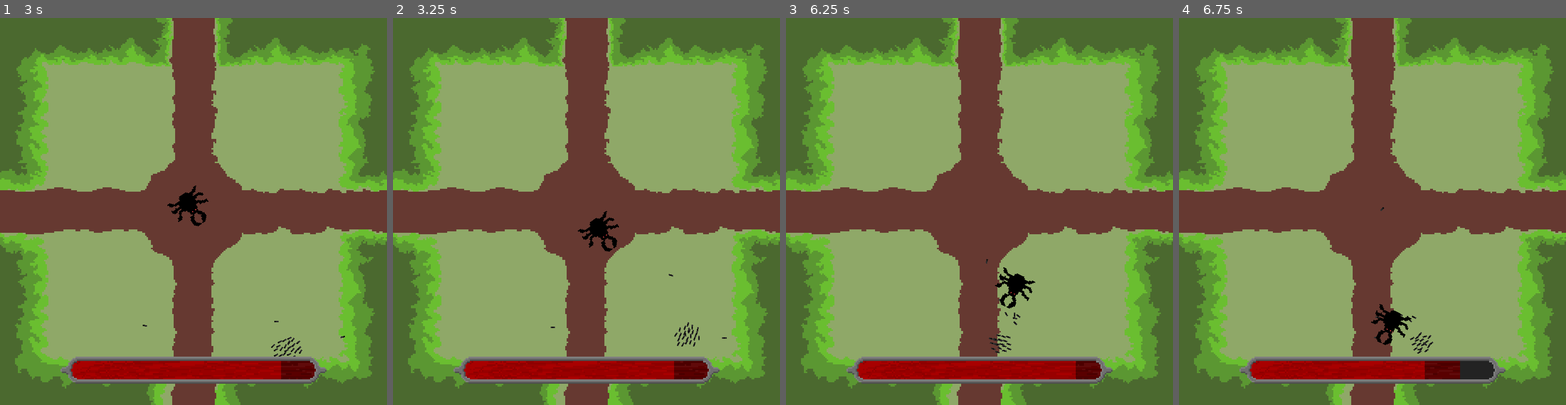
Above: before the commit, frames 1-4 (left to right).
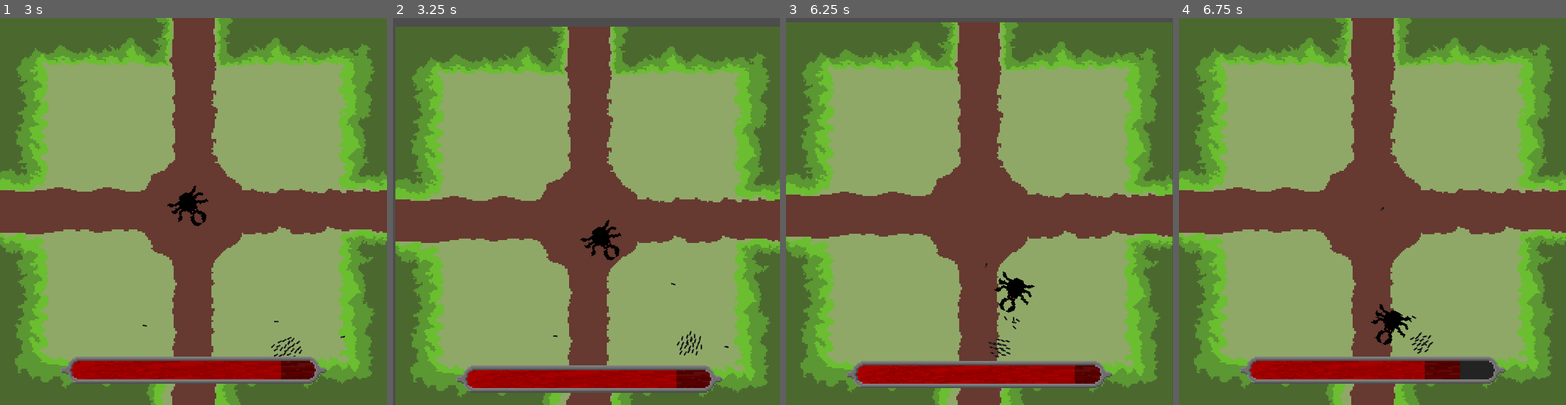
Above: after the commit, the same moments.

Repository: filvan1/LD56
Game: Godot game, scene res://scenes/main.tscn
Same seed, same stepped clock (60 frames per second), same inputs: the game is played once before the commit and once after it.
Inputs:
- Up to frame 1 (3 s): hold D (move_right) 0.53-1.28 s; tap one key every 0.75 s from 0.6 s: Down (aim_down) Left (aim_left) Right (aim_right) Up (aim_up); hold S (move_down) 1.28-2.03 s; hold D (move_right) 2.03-2.78 s; hold W (move_up) from 2.78 s (still down)
- Up to frame 2 (3.25 s): keep holding W (move_up)
- Up to frame 3 (6.25 s): release W (move_up) at 3.53 s; hold A (move_left) 3.53-5.03 s; tap one key every 0.75 s from 3.6 s: Down (aim_down) Left (aim_left) Right (aim_right) Up (aim_up); hold S (move_down) 5.03-5.78 s; hold D (move_right) from 5.78 s (still down)
- Up to frame 4 (6.75 s): release D (move_right) at 6.53 s; hold W (move_up) from 6.53 s (still down); tap Down (aim_down) at 6.6 s

Frame 1 is identical in both runs. In frame 2, 24% of the frame differs, in the area x 0-100%, y 0-100%; in frame 3, 14%; in frame 4, nothing differs.

Commit message:
shake that razz

Diff:
--- a/scenes/main.tscn
+++ b/scenes/main.tscn
@@ -1,12 +1,23 @@
-[gd_scene load_steps=6 format=3 uid="uid://drfdj5sutodh0"]
+[gd_scene load_steps=9 format=3 uid="uid://drfdj5sutodh0"]
 
 [ext_resource type="PackedScene" uid="uid://dkmo0stllcs2n" path="res://scenes/room.tscn" id="1_sxbc5"]
 [ext_resource type="PackedScene" uid="uid://delg17ewn0h2t" path="res://scenes/player.tscn" id="4_cieux"]
 [ext_resource type="AudioStream" uid="uid://bivkgctppcyqq" path="res://sounds/ldjam56_demo_rev3.mp3" id="5_gf0ek"]
+[ext_resource type="Script" path="res://scripts/camera.gd" id="6_a6m6d"]
 [ext_resource type="PackedScene" uid="uid://dqaw5juj53epg" path="res://scenes/enemy.tscn" id="6_woxhm"]
 [ext_resource type="PackedScene" uid="uid://bvbd7uhyjfbxp" path="res://scenes/health_bar.tscn" id="7_l2jr0"]
 
-[node name="Node2D" type="Node2D"]
+[sub_resource type="Curve" id="Curve_118fh"]
+min_value = -1.0
+_data = [Vector2(0, 0), 0.0, 0.0, 0, 0, Vector2(0.056338, 0.257742), 0.0, 0.0, 0, 0, Vector2(0.102518, -0.142008), 0.0, 0.0, 0, 0, Vector2(0.128521, 0.542903), 0.0, 0.0, 0, 0, Vector2(0.145683, -0.725892), 0.0, 0.0, 0, 0, Vector2(0.188849, -0.262219), 0.0, 0.0, 0, 0, Vector2(0.242958, 0.509355), 0.0, 0.0, 0, 0, Vector2(0.276408, 0.329032), 0.0, 0.0, 0, 0, Vector2(0.323741, -0.253633), 0.0, 0.0, 0, 0, Vector2(0.357914, 0.0726552), 0.0, 0.0, 0, 0, Vector2(0.402878, -0.0303831), 0.0, 0.0, 0, 0, Vector2(0.460432, 0.0554821), 0.0, 0.0, 0, 0, Vector2(0.51259, -0.193527), 0.0, 0.0, 0, 0, Vector2(0.539568, 0.0898283), 0.0, 0.0, 0, 0, Vector2(0.591727, 0.0812417), 0.0, 0.0, 0, 0, Vector2(0.619718, 0.303871), 0.0, 0.0, 0, 0, Vector2(0.674296, 0.144516), 0.0, 0.0, 0, 0, Vector2(0.73741, -0.40819), 0.0, 0.0, 0, 0, Vector2(0.803957, -0.116248), 0.0, 0.0, 0, 0, Vector2(0.884892, -0.227873), 0.0, 0.0, 0, 0, Vector2(1, 0.00396299), 0.0, 0.0, 0, 0]
+point_count = 21
+
+[sub_resource type="Curve" id="Curve_t31yu"]
+min_value = -1.0
+_data = [Vector2(0, 0), 0.0, 0.0, 0, 0, Vector2(0.0773381, 0.428996), 0.0, 0.0, 0, 0, Vector2(0.151079, -0.305152), 0.0, 0.0, 0, 0, Vector2(0.235612, 0.390357), 0.0, 0.0, 0, 0, Vector2(0.284173, 0.132761), 0.0, 0.0, 0, 0, Vector2(0.366906, 0.459049), 0.0, 0.0, 0, 0, Vector2(0.419065, 0.175694), 0.0, 0.0, 0, 0, Vector2(0.503597, -0.588507), 0.0, 0.0, 0, 0, Vector2(0.589928, -0.00462353), 0.0, 0.0, 0, 0, Vector2(0.706835, -0.159181), 0.0, 0.0, 0, 0, Vector2(0.778777, 0.149934), 0.0, 0.0, 0, 0, Vector2(0.839928, 0.0640687), 0.0, 0.0, 0, 0, Vector2(0.870504, -0.124835), 0.0, 0.0, 0, 0, Vector2(0.944245, 0.00396299), 0.0, 0.0, 0, 0, Vector2(1, 0), 0.0, 0.0, 0, 0]
+point_count = 15
+
+[node name="World" type="Node2D"]
 
 [node name="Room" parent="." instance=ExtResource("1_sxbc5")]
 position = Vector2(128, 128)
@@ -25,3 +36,13 @@
 stream = ExtResource("5_gf0ek")
 autoplay = true
 parameters/looping = false
+
+[node name="Camera" type="Node2D" parent="."]
+position = Vector2(128, 128)
+script = ExtResource("6_a6m6d")
+curve_x = SubResource("Curve_118fh")
+curve_y = SubResource("Curve_t31yu")
+
+[node name="Camera" type="Camera2D" parent="Camera"]
+
+[connection signal="on_charge" from="Enemy" to="Camera" method="shake"]
--- a/scripts/beetle.gd
+++ b/scripts/beetle.gd
@@ -21,6 +21,8 @@
 var p1 = p0 + Vector2(5.0, 0.0).rotated(rotation)
 var p2 = p0 + Vector2(0, 5.0).rotated(rotation)
 var move_dir = rand.randi_range(-1, 1)
+
+signal on_charge
 
 func _ready() -> void:
 	aggro_range = 200.0
@@ -71,6 +73,8 @@
 						attack_start_pos = global_position
 						attack_target_pos = global_position + (player.global_position - global_position).normalized() * 50.0
 						current_attack_state = AttackingStates.CHARGING
+						on_charge.emit()
+
 
 				AttackingStates.CHARGING:
 					attack_counter += delta
--- /dev/null
+++ b/scripts/camera.gd
@@ -0,0 +1,23 @@
+extends Node2D
+
+@export var shake_duration = 0.5
+@export var curve_x: Curve
+@export var curve_y: Curve
+@export var shake_scale = 10.0
+
+var t = 1.0
+
+# Called when the node enters the scene tree for the first time.
+func _ready() -> void:
+	pass # Replace with function body.
+
+func shake():
+	t = 0.0
+
+# Called every frame. 'delta' is the elapsed time since the previous frame.
+func _process(delta: float) -> void:
+	t += delta / shake_duration
+	if t > 1.0:
+		$Camera.position = Vector2.ZERO
+	else:
+		$Camera.position = shake_scale * Vector2(curve_x.sample(t), curve_y.sample(t))
